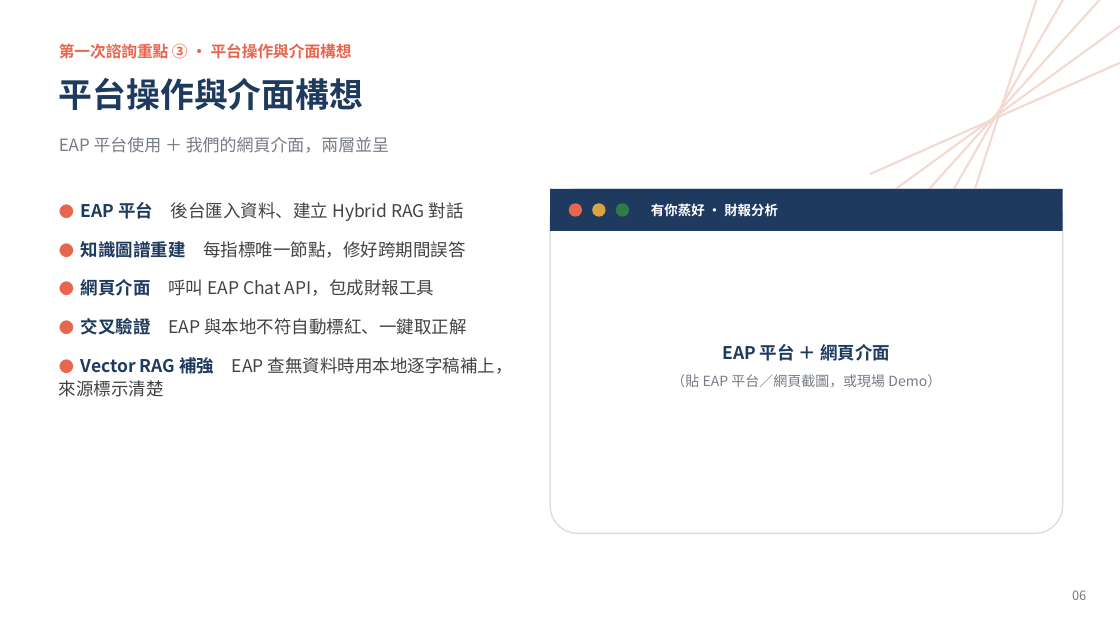
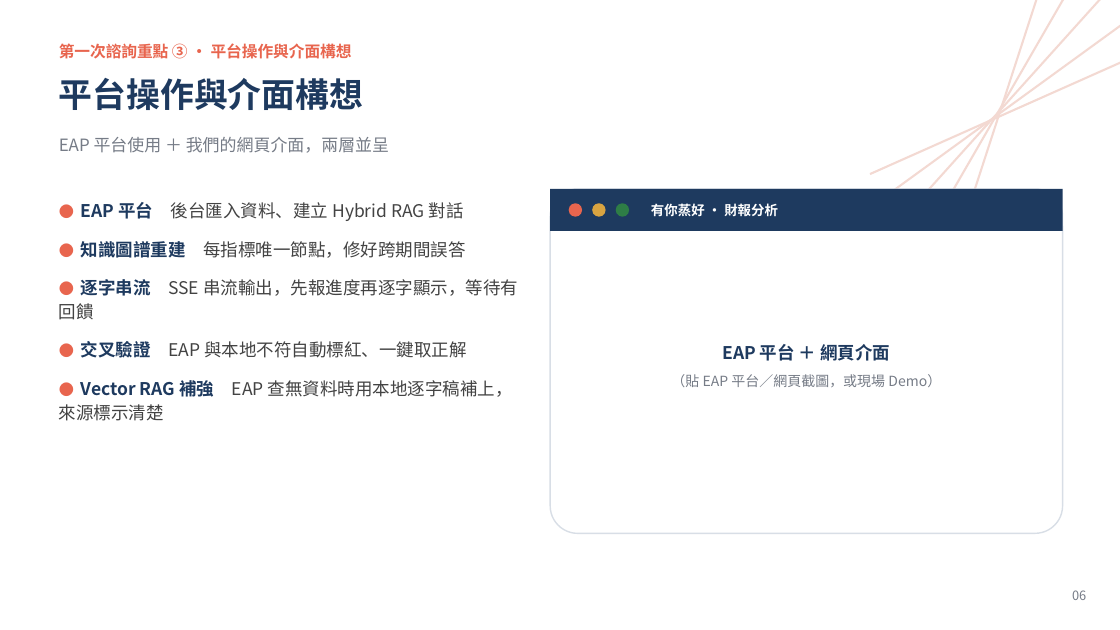
Before and after one commit to WangChiaChen/hybrid-rag-project, a slide deck: slide 6 of 顧問簡報_升級版.pptx. Drawn at 1120x630 pixels with LibreOffice and Linux fonts; fonts in the diff are those of the drawing. Boxes give left, top, right and bottom in pixels: in the first picture for what was removed or moved away, otherwise in the second. Text is boxed around its words. In the diff, an @@ line names an element or a change of style, - is before the commit and + after.

```diff
--- a/顧問簡報_升級版.pptx
+++ b/顧問簡報_升級版.pptx
@@ text at <box>81,279,518,296</box>: text changed @@
-● 網頁介面 呼叫 EAP Chat API，包成財報工具
+● 逐字串流 SSE 串流輸出，先報進度再逐字顯示，等待有回饋
```
Also in this commit, not shown: 2 other slides changed, 1 other file.
